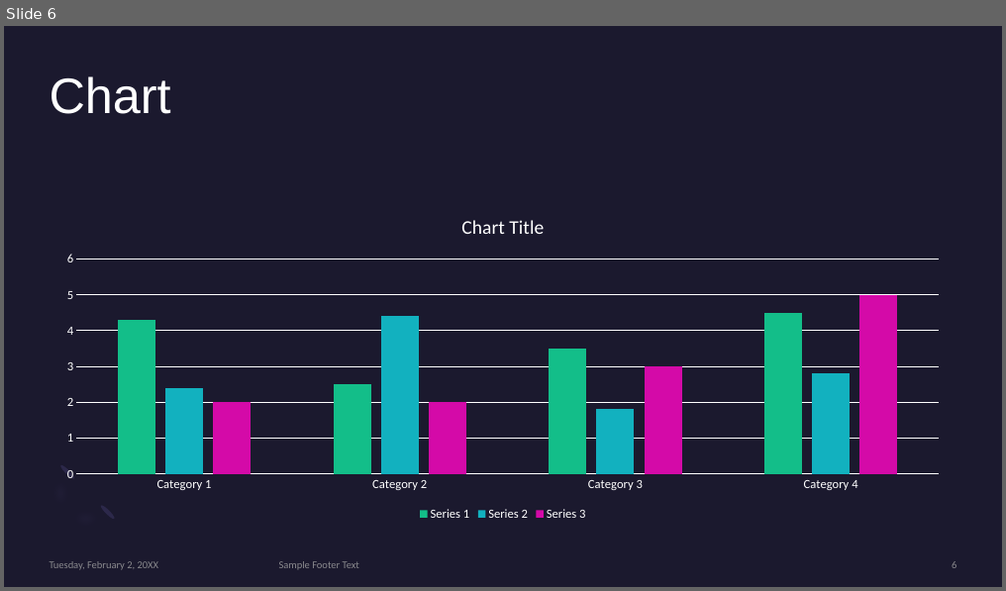
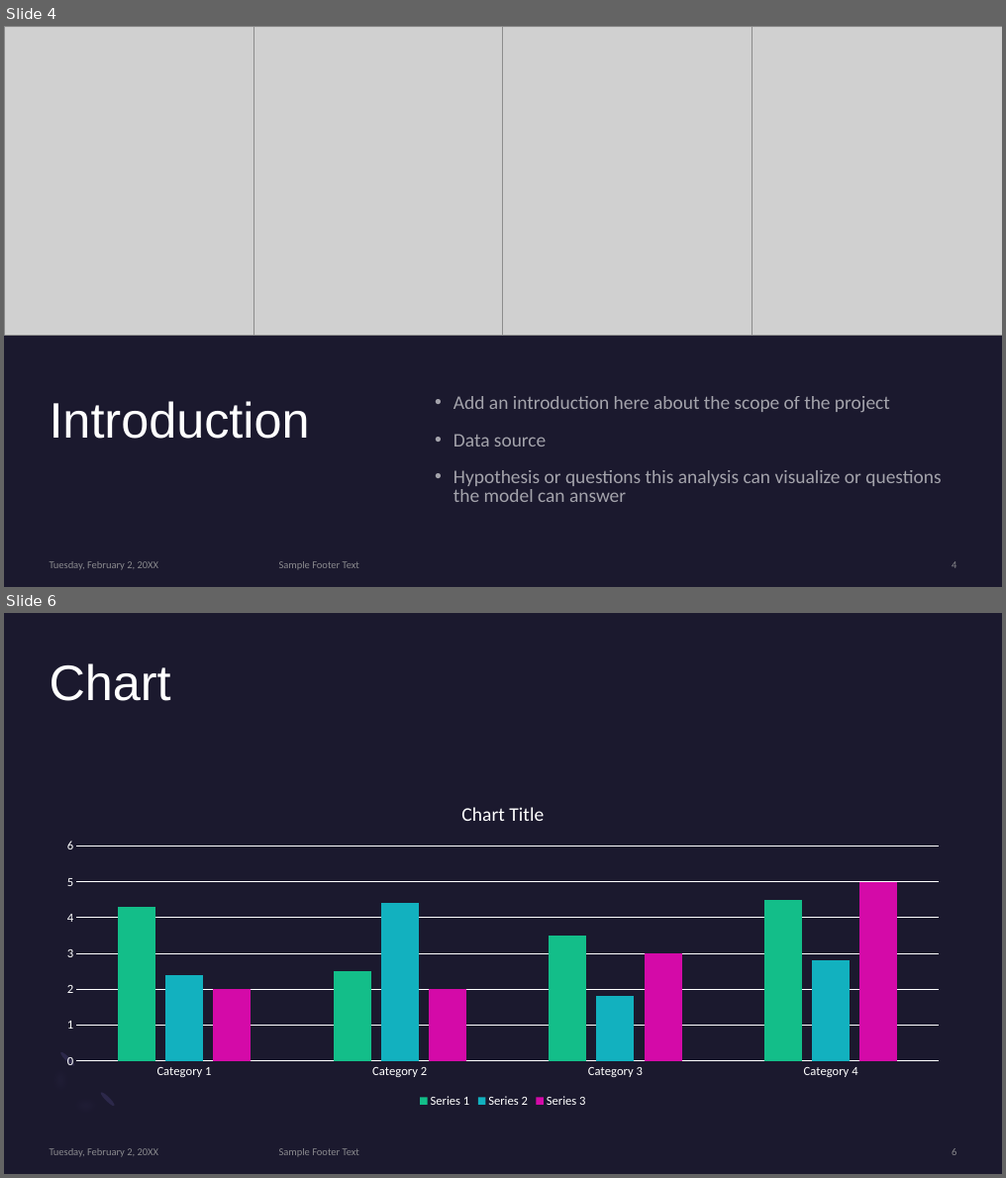
Before and after one commit to CMccormick0003/Data_Science_Salary_Trends, a slide deck: Presentation/draft_presentation_salaries_2023.pptx. Shown one above the other, each under a label of ours: slide 6 before the commit, slides 4 and 6 after it; the slides between them are not shown. The pictures are 1006x591 and 1006x1178 pixels, drawn with LibreOffice and Linux fonts; fonts in the diff are those of the drawing; grey boxes stand for pictures. Boxes give left, top, right and bottom in pixels: in the first picture for what was removed or moved away, otherwise in the second. Text is boxed around its words. In the diff, an @@ line names an element or a change of style, - is before the commit and + after.

```diff
--- a/Presentation/draft_presentation_salaries_2023.pptx
+++ b/Presentation/draft_presentation_salaries_2023.pptx
@@ slide 4 added at (x1=4, y1=26, x2=1002, y2=587), background #1B192E @@
@@ picture added at (x1=4, y1=26, x2=254, y2=335) @@
@@ picture added at (x1=254, y1=26, x2=504, y2=335) @@
@@ picture added at (x1=502, y1=26, x2=751, y2=335) @@
@@ picture added at (x1=751, y1=26, x2=1002, y2=335) @@
@@ title added at (x1=50, y1=401, x2=310, y2=439), 48 pt, text #FFFFFF @@
+Introduction
@@ text added at (x1=453, y1=396, x2=941, y2=502), 18.5 pt, text #FFFFFF at 60% opacity @@
+• Add an introduction here about the scope of the project
+• Data source
+• Hypothesis or questions this analysis can visualize or questions the model can answer
@@ text added at (x1=50, y1=562, x2=159, y2=570), 10 pt, text #A6A6A6 at 80% opacity @@
+Tuesday, February 2, 20XX
@@ text added at (x1=279, y1=562, x2=359, y2=570), 10 pt, text #A6A6A6 at 80% opacity @@
+Sample Footer Text
@@ page number added at (x1=951, y1=562, x2=956, y2=569), 10 pt, text #A6A6A6 at 80% opacity @@
+4
```
Also in this commit, not shown: 8 slides changed, 6 other slides added, 1 other file.
